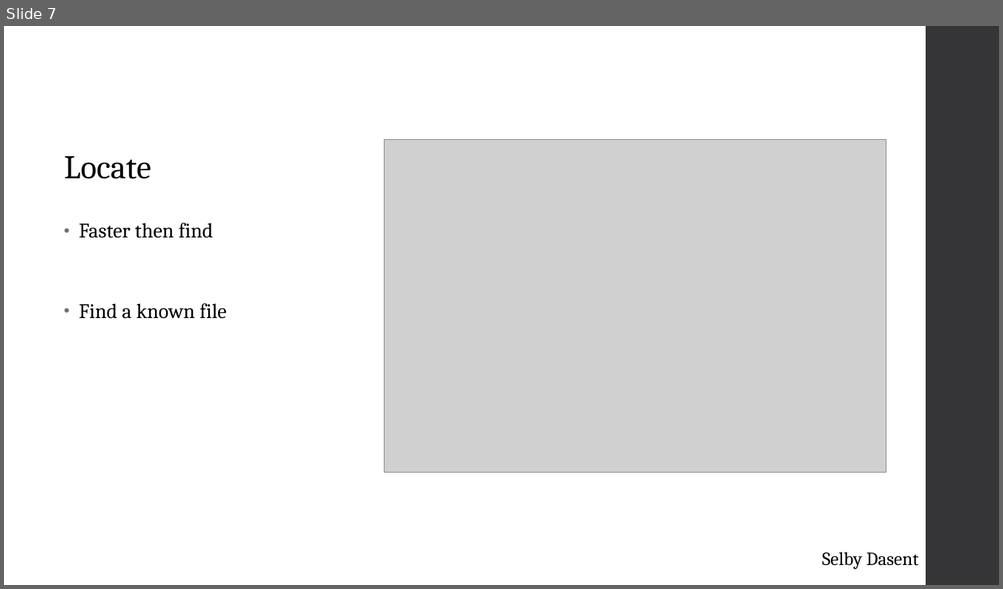
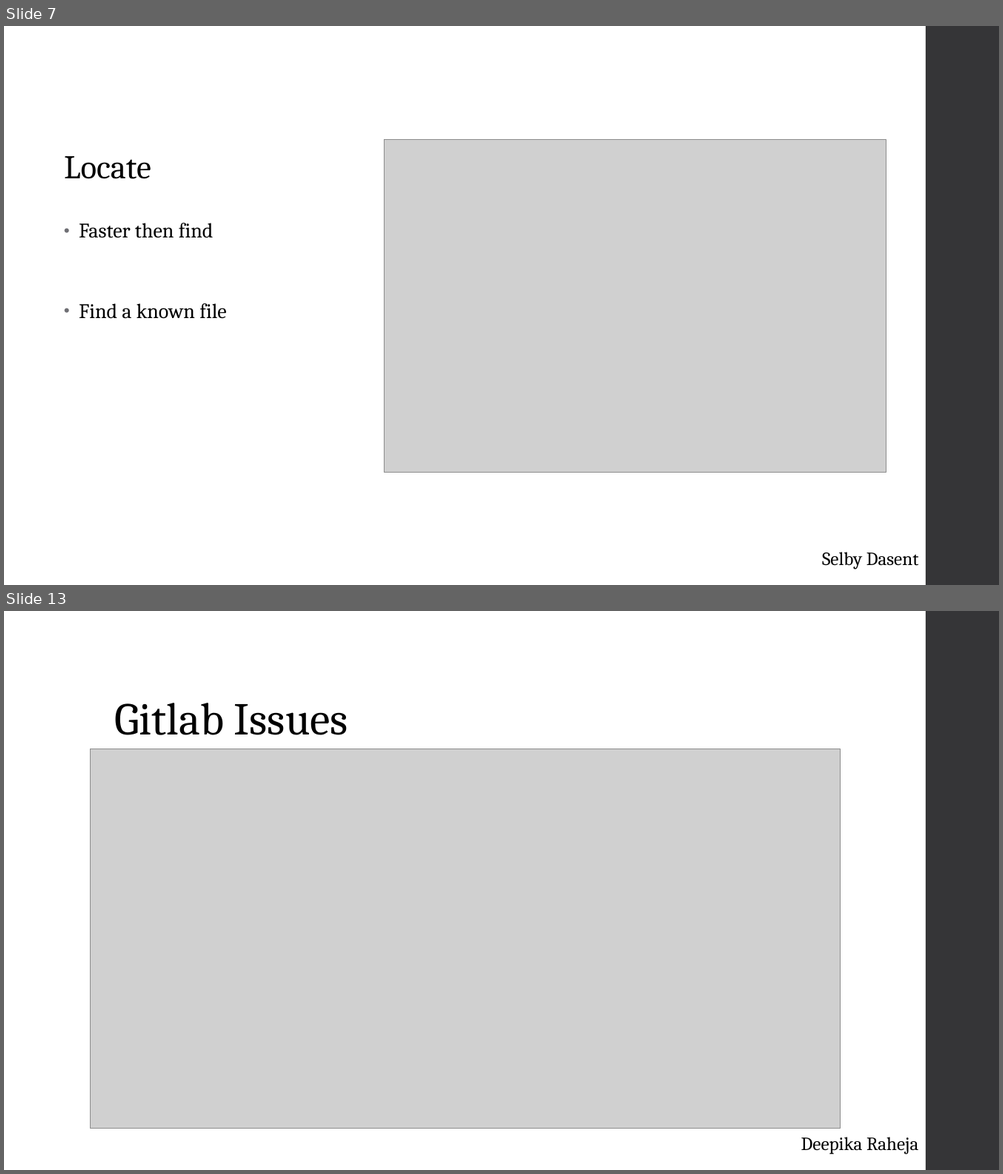
Before and after one commit to venksrid001/cowrie, a slide deck: Presentation.ppt. Shown one above the other, each under a label of ours: slide 7 before the commit, slides 7 and 13 after it; the slides between them are not shown. The pictures are 1003x589 and 1003x1174 pixels, drawn with LibreOffice and Linux fonts; fonts in the diff are those of the drawing; grey boxes stand for pictures. Boxes give left, top, right and bottom in pixels: in the first picture for what was removed or moved away, otherwise in the second. Text is boxed around its words. In the diff, an @@ line names an element or a change of style, - is before the commit and + after.

```diff
--- a/Presentation.ppt
+++ b/Presentation.ppt
@@ slide 13 added at [4, 611, 999, 1170], background #FFFFFF; not listed: 1 template element that a slide beside it also shows @@
@@ title added at [114, 703, 348, 735], 44 pt, text #000000 @@
+Gitlab Issues
@@ picture added at [90, 749, 839, 1128] @@
@@ text added at [801, 1137, 918, 1155], 18 pt, text #000000 @@
+Deepika Raheja
```
Also in this commit, not shown: 3 slides changed, 5 other slides added, 3 slides removed.
